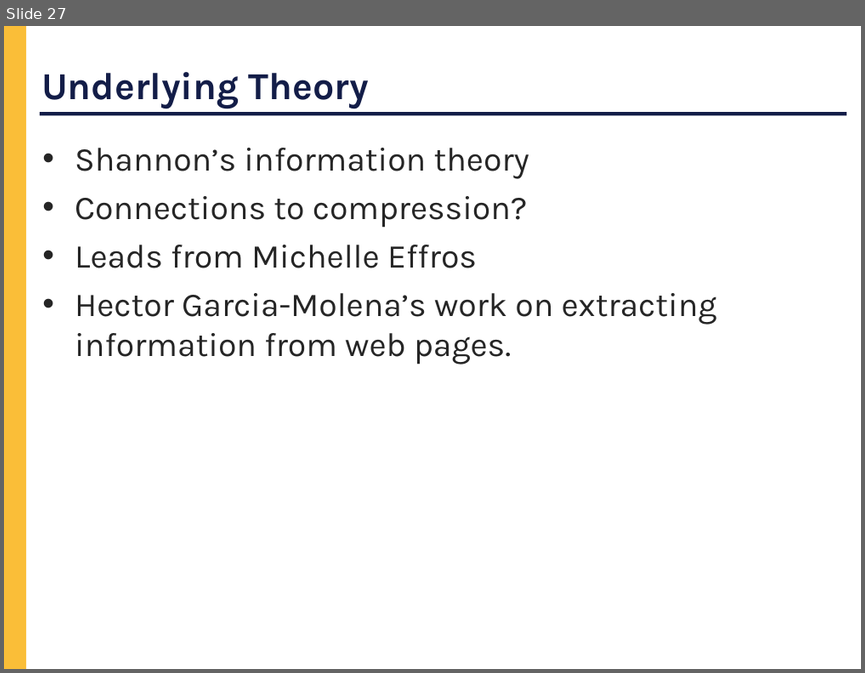
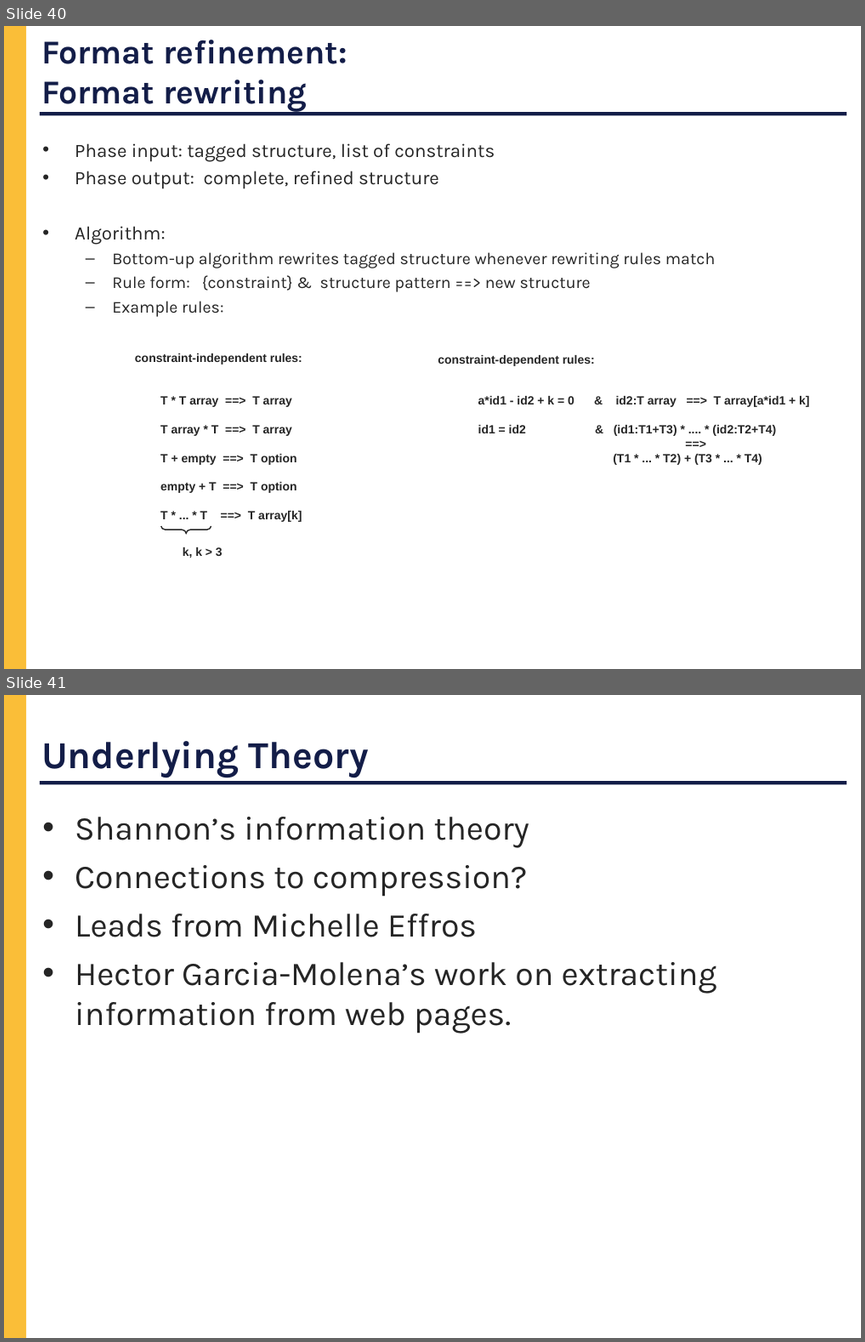
Before and after one commit to cornell-pl/forest, a slide deck: pads/Notes/DARPA/Kickoff.ppt. Shown one above the other, each under a label of ours: slide 27 before the commit, slides 40 and 41 after it. The pictures are 865x673 and 865x1342 pixels, drawn with LibreOffice and Linux fonts; fonts in the diff are those of the drawing. Boxes give left, top, right and bottom in pixels: in the first picture for what was removed or moved away, otherwise in the second. Text is boxed around its words. In the diff, an @@ line names an element or a change of style, - is before the commit and + after.

```diff
--- a/pads/Notes/DARPA/Kickoff.ppt
+++ b/pads/Notes/DARPA/Kickoff.ppt
@@ slide 40 added at <box>4,26,861,669</box>, background #FFFFFF; not listed: 2 template elements that a slide beside it also shows @@
@@ title added at <box>41,40,347,112</box>, 28 pt, text #131D48, bold @@
+Format refinement:
+Format rewriting
@@ text added at <box>75,143,715,317</box>, 14 pt, text #252525 @@
+• Phase input: tagged structure, list of constraints
+• Phase output: complete, refined structure
+• Algorithm:
+  – Bottom-up algorithm rewrites tagged structure whenever rewriting rules match
+  – Rule form: {constraint} & structure pattern ==> new structure
+  – Example rules:
@@ text added at <box>135,353,302,364</box>, 10 pt, text #252525, bold @@
+constraint-independent rules:
@@ text added at <box>438,355,595,366</box>, 10 pt, text #252525, bold @@
+constraint-dependent rules:
@@ text added at <box>160,396,302,522</box>, 10 pt, text #252525, bold @@
+T * T array ==> T array
+T array * T ==> T array
+T + empty ==> T option
+empty + T ==> T option
+T * ... * T ==> T array[k]
@@ text added at <box>478,396,776,465</box>, 10 pt, text #252525, bold @@
+a*id1 - id2 + k = 0 & id2:T array ==> T array[a*id1 + k]
+id1 = id2 & (id1:T1+T3) * .... * (id2:T2+T4)
+==>
+(T1 * ... * T2) + (T3 * ... * T4)
@@ freeform shape added at <box>160,526,211,533</box>, outline #252525 0.99 pt @@
@@ text added at <box>182,547,222,557</box>, 10 pt, text #252525, bold @@
+k, k > 3
@@ what was slide 27 is now slide 41 @@
```
Also in this commit, not shown: 3 slides changed, 14 other slides added, 1 slide removed.
